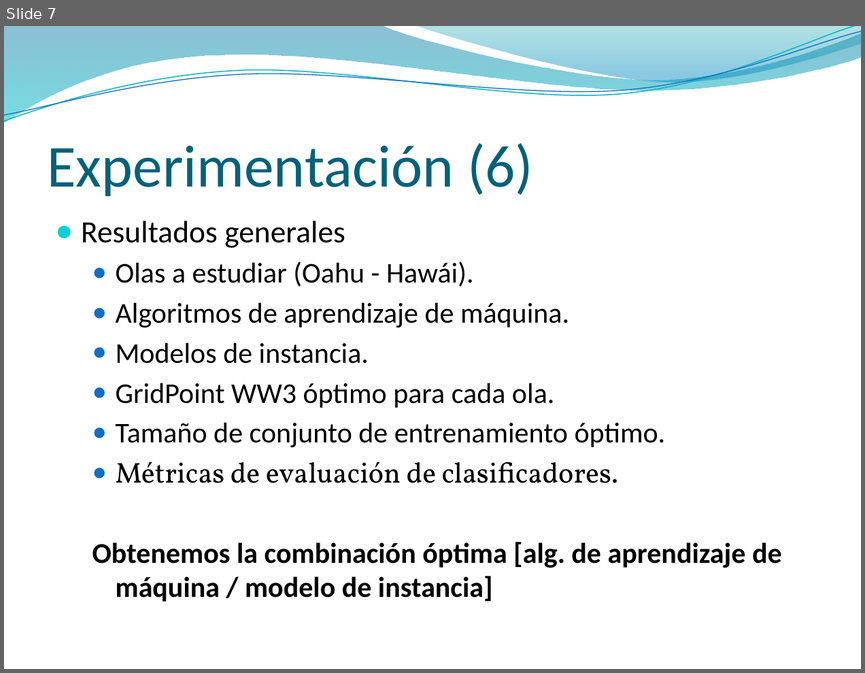
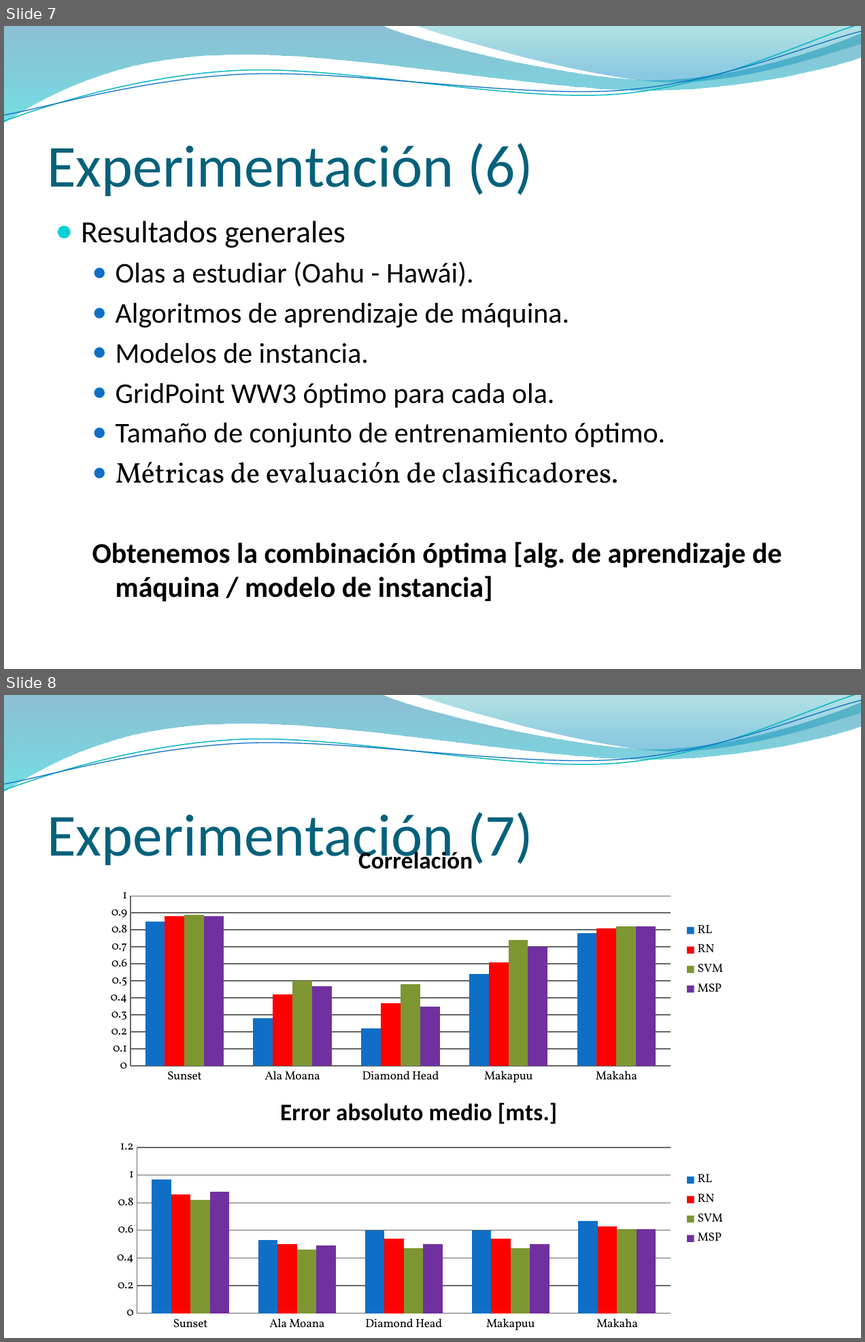
Before and after one commit to jaffadog/neuralito, a slide deck: neuralito/ArfGen/docs/Entregas/Informe Final/presentacion/maxi2.pptx. Shown one above the other, each under a label of ours: slide 7 before the commit, slides 7 and 8 after it. The pictures are 865x673 and 865x1342 pixels, drawn with LibreOffice and Linux fonts; fonts in the diff are those of the drawing; background and template pictures are left out. Boxes give left, top, right and bottom in pixels: in the first picture for what was removed or moved away, otherwise in the second. Text is boxed around its words. In the diff, an @@ line names an element or a change of style, - is before the commit and + after.

```diff
--- a/neuralito/ArfGen/docs/Entregas/Informe Final/presentacion/maxi2.pptx
+++ b/neuralito/ArfGen/docs/Entregas/Informe Final/presentacion/maxi2.pptx
@@ slide 8 added at [4,695,861,1338], background picture (left out); not listed: 4 template elements that a slide beside it also shows @@
@@ title added at [47,812,533,869], 50 pt, text #04617B @@
+Experimentación (7)
@@ column chart added at [97,829,733,1090] @@
+title "Correlación"
+categories: Sunset, Ala Moana, Diamond Head, Makapuu, Makaha
+RL: 0.85, 0.28, 0.22, 0.54, 0.78
+RN: 0.88, 0.42, 0.37, 0.61, 0.81
+SVM: 0.89, 0.5, 0.48, 0.74, 0.82
+MSP: 0.88, 0.47, 0.35, 0.7, 0.82
@@ column chart added at [104,1081,733,1338] @@
+title "Error absoluto medio [mts.]"
+categories: Sunset, Ala Moana, Diamond Head, Makapuu, Makaha
+RL: 0.97, 0.53, 0.6, 0.6, 0.67
+RN: 0.86, 0.5, 0.54, 0.54, 0.63
+SVM: 0.82, 0.46, 0.47, 0.47, 0.61
+MSP: 0.88, 0.49, 0.5, 0.5, 0.61
```
Also in this commit, not shown: 5 slides changed, 1 other slide added, 5 slides removed.
